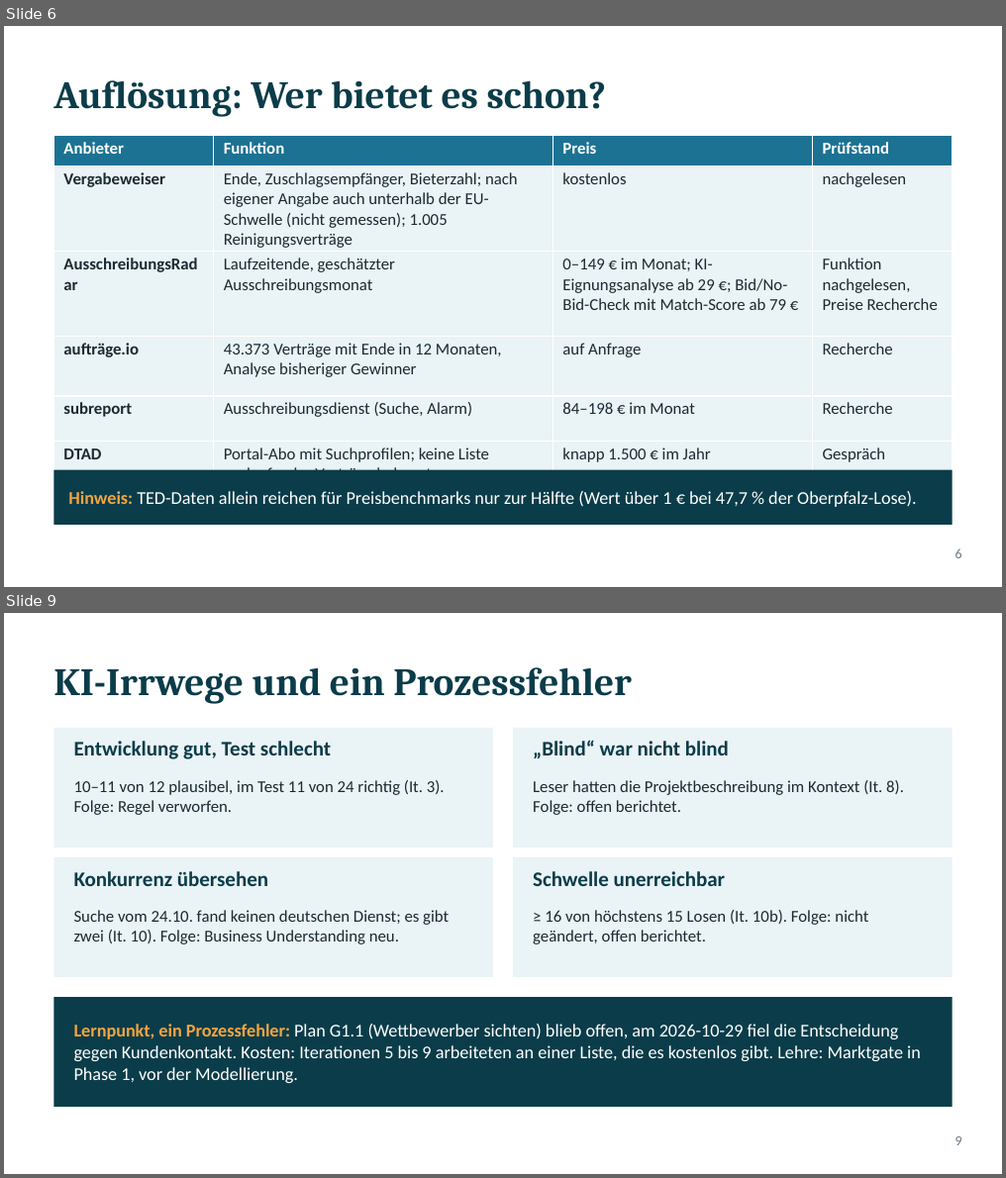
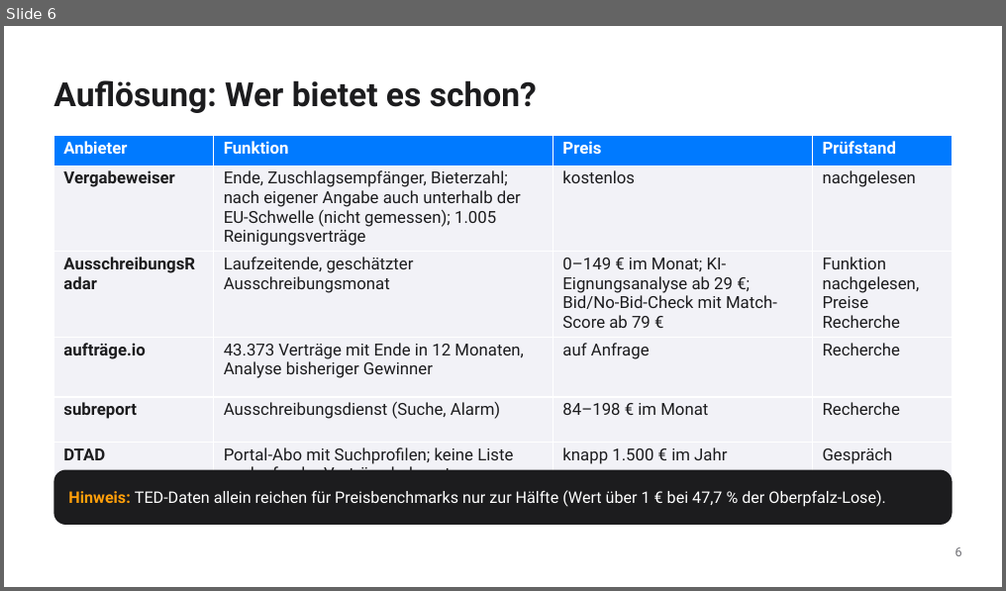
Before and after one commit to ludwigrichthammer9-web/vergabe_radar, a slide deck: docs/vortrag/vortrag_vergabe_radar.pptx. Shown one above the other, each under a label of ours: slides 6 and 9 before the commit, slide 6 after it; the slides between them are not shown. The pictures are 1006x1178 and 1006x591 pixels, drawn with LibreOffice and Linux fonts; fonts in the diff are those of the drawing. Boxes give left, top, right and bottom in pixels: in the first picture for what was removed or moved away, otherwise in the second. Text is boxed around its words. In the diff, an @@ line names an element or a change of style, - is before the commit and + after.

```diff
--- a/docs/vortrag/vortrag_vergabe_radar.pptx
+++ b/docs/vortrag/vortrag_vergabe_radar.pptx
@@ slide 9 removed at (4, 613, 1002, 1174), background #FFFFFF @@
@@ title removed at (54, 667, 632, 704) @@
-KI-Irrwege und ein Prozessfehler
@@ rectangle removed at (54, 728, 493, 848) @@
@@ rectangle removed at (513, 728, 952, 848) @@
@@ text removed at (74, 741, 331, 760) @@
-Entwicklung gut, Test schlecht
@@ text removed at (533, 740, 729, 759) @@
-„Blind“ war nicht blind
@@ text removed at (74, 780, 445, 815) @@
-10–11 von 12 plausibel, im Test 11 von 24 richtig (It. 3). Folge: Regel verworfen.
@@ text removed at (533, 780, 904, 815) @@
-Leser hatten die Projektbeschreibung im Kontext (It. 8). Folge: offen berichtet.
@@ rectangle removed at (54, 858, 493, 977) @@
@@ text removed at (74, 871, 268, 886) @@
-Konkurrenz übersehen
@@ rectangle removed at (513, 858, 952, 977) @@
@@ text removed at (533, 871, 726, 886) @@
-Schwelle unerreichbar
@@ text removed at (74, 910, 449, 945) @@
-Suche vom 24.10. fand keinen deutschen Dienst; es gibt zwei (It. 10). Folge: Business Understanding neu.
@@ text removed at (533, 910, 868, 945) @@
-≥ 16 von höchstens 15 Losen (It. 10b). Folge: nicht geändert, offen berichtet.
@@ rectangle removed at (54, 997, 952, 1107) @@
@@ text removed at (74, 1024, 921, 1083) @@
-Lernpunkt, ein Prozessfehler: Plan G1.1 (Wettbewerber sichten) blieb offen, am 2026-10-29 fiel die Entscheidung gegen Kundenkontakt. Kosten: Iterationen 5 bis 9 arbeiteten an einer Liste, die es kostenlos gibt. Lehre: Marktgate in Phase 1, vor der Modellierung.
@@ text removed at (955, 1137, 962, 1146) @@
-9
@@ slide 6 changed as well @@
@@ title "Auflösung: Wer bietet es schon?" at (54, 80, 537, 113): size 28 to 24 pt, font Cambria to Roboto, text colour #0B3C49 to #1C1C1E @@
@@ table at (54, 136, 952, 475) @@
@@ fill #1C7293 to #007AFF in row 1 @@
@@ fill #EAF3F5 to #F2F2F7 in 20 cells @@
@@ font Calibri to Roboto, text colour #1B2A33 to #1C1C1E @@
@@ rounded rectangle at (54, 471, 952, 525): rectangle to rounded rectangle; fill #0B3C49 to #1C1C1E @@
@@ text "Hinweis: TED-Daten allein reichen für ..." at (68, 490, 886, 507): size 13 to 11.5 pt, font Calibri to Roboto; text colour #F2A541 to #FF9F0A in "Hinweis:" @@
@@ text "6" at (955, 548, 962, 557): size 10 to 9 pt, font Calibri to Roboto, text colour #6C7A89 to #6E6E73 @@
```
Also in this commit, not shown: 10 other slides changed, 1 slide added, 7 other files.
